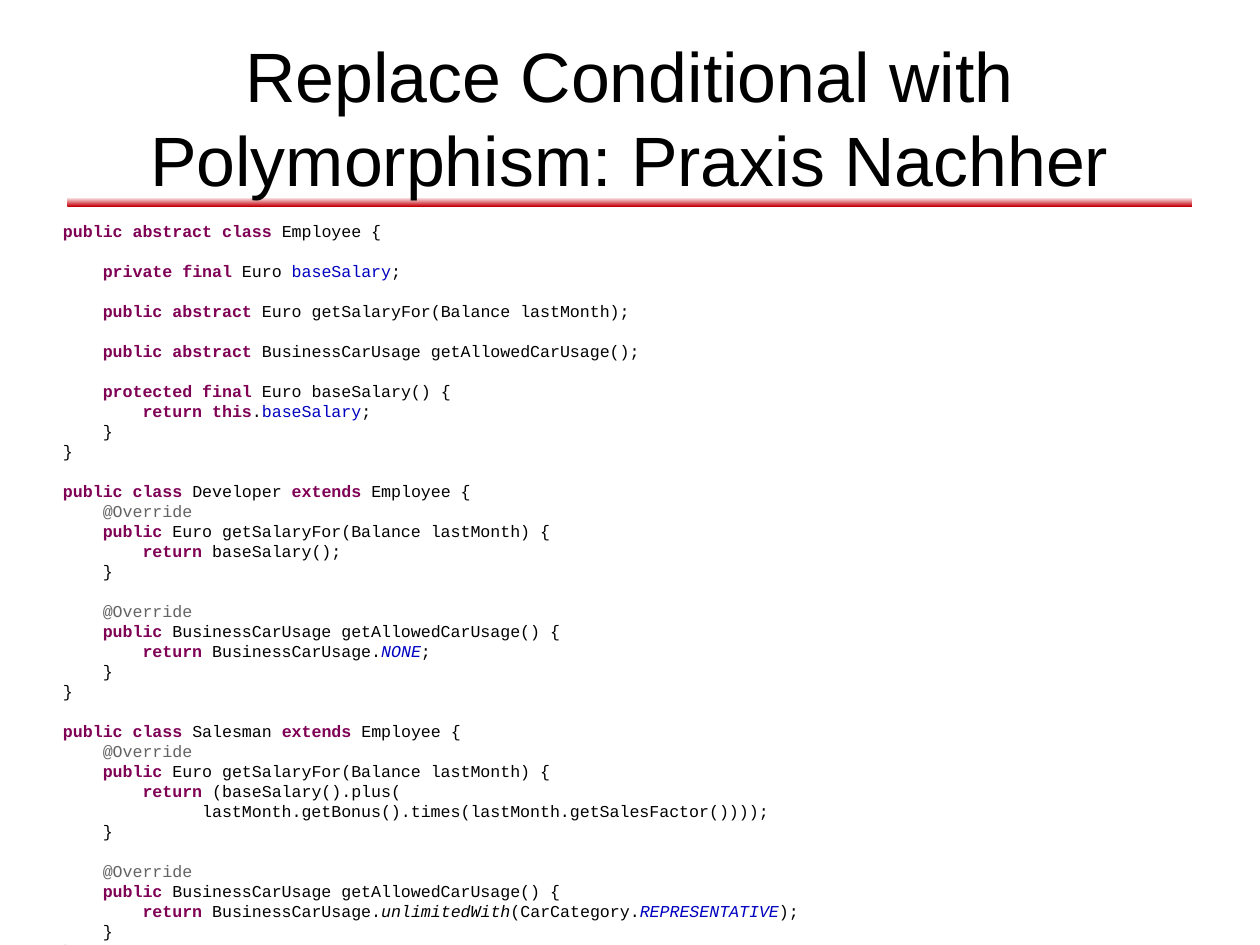
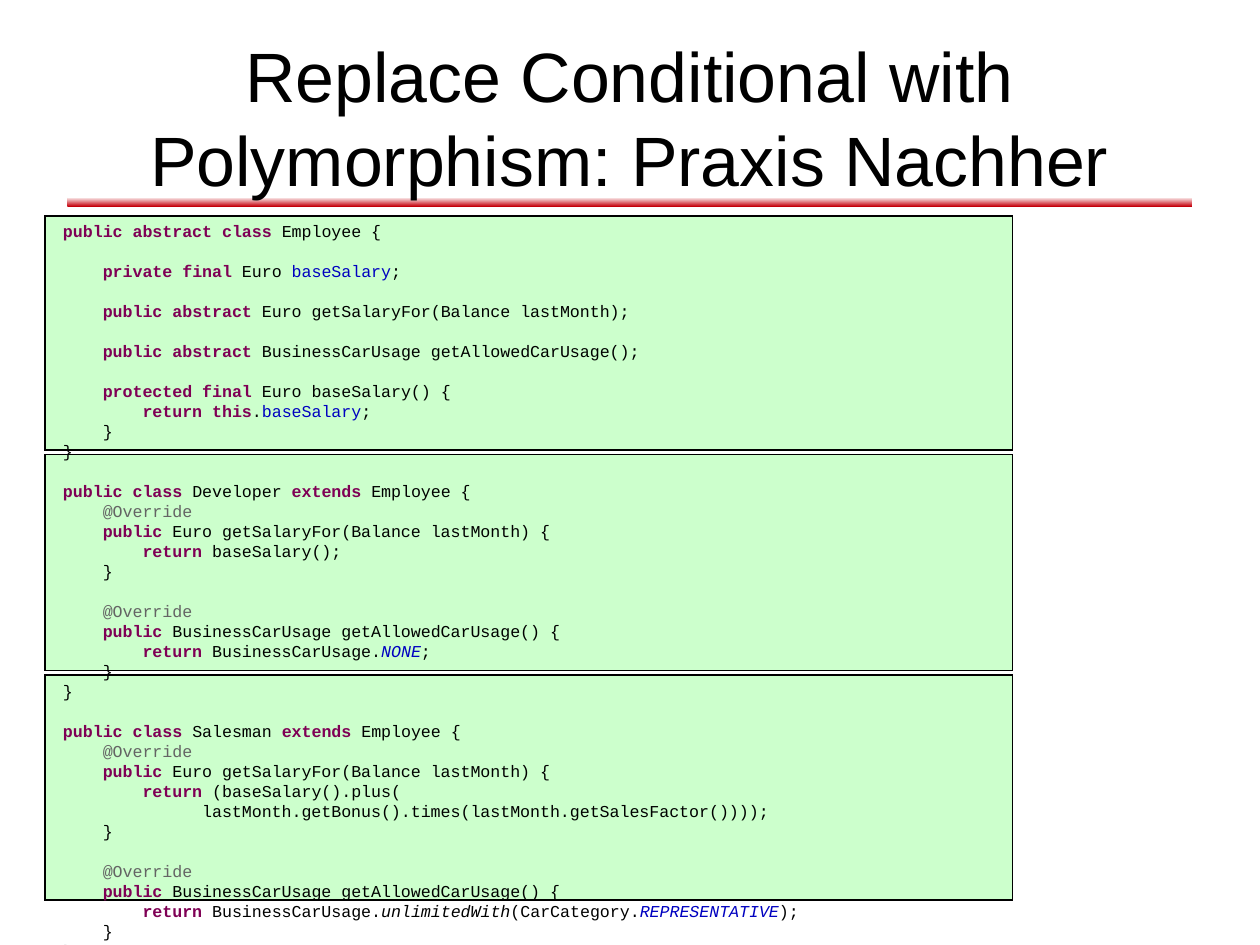
Before and after one commit to dlindner/vorlesung-se2-dhbw, a slide deck: slide 46 of added_2010/Refactoring (2010).odp (slide 48 before the commit). Drawn at 1260x945 pixels with LibreOffice and Linux fonts; fonts in the diff are those of the drawing; background and template pictures are left out. Boxes give left, top, right and bottom in pixels: in the first picture for what was removed or moved away, otherwise in the second. Text is boxed around its words. In the diff, an @@ line names an element or a change of style, - is before the commit and + after.

```diff
--- a/added_2010/Refactoring (2010).odp
+++ b/added_2010/Refactoring (2010).odp
@@ rectangle added at (45, 216, 1012, 450), fill #CCFFCC, outline #000000 0.74 pt @@
@@ rectangle added at (45, 455, 1012, 671), fill #CCFFCC, outline #000000 0.74 pt @@
@@ rectangle added at (45, 676, 1012, 901), fill #CCFFCC, outline #000000 0.74 pt @@
```
Also in this commit, not shown: 4 other slides changed, 2 slides removed.
